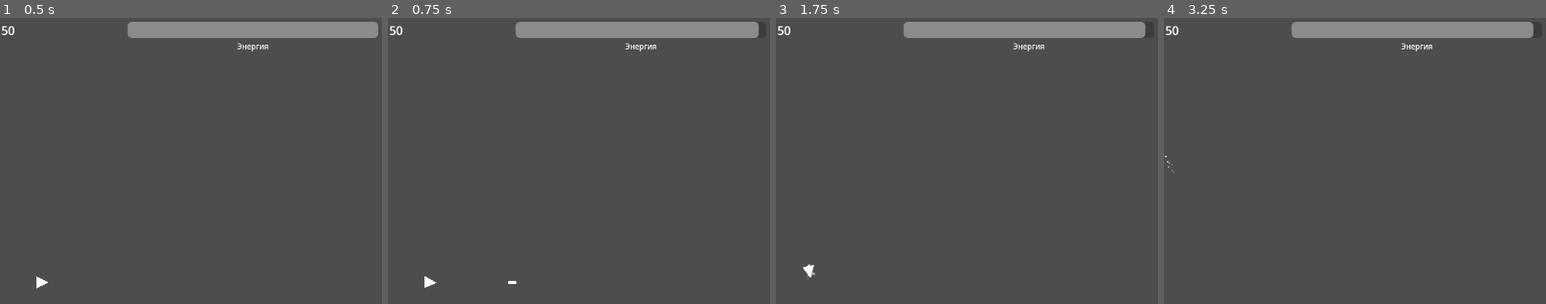
Above: before the commit, frames 1-4 (left to right).
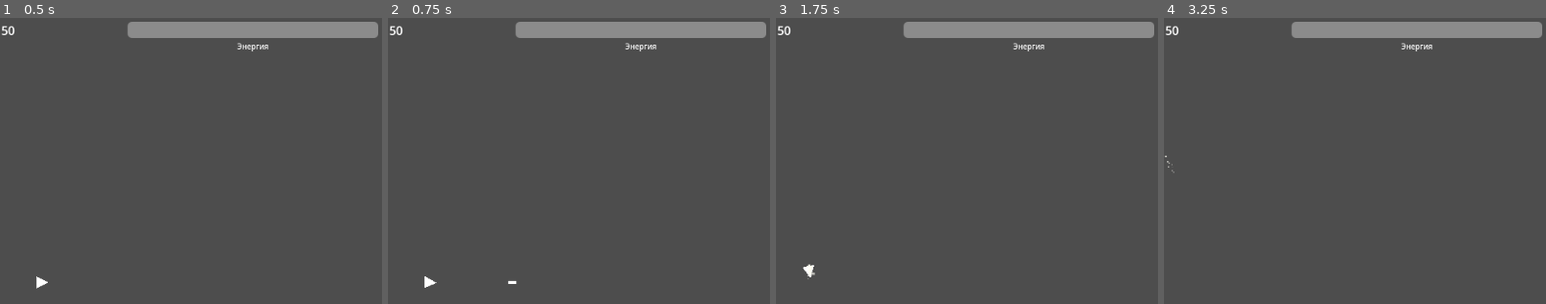
Above: after the commit, the same moments.

Repository: SerJolion/Asteroids
Game: Godot game, scene res://Scenes/main_scene.tscn
Two runs of this game, one before a commit and one after it. Both use one fixed random seed, a clock stepped at 60 frames per second and the inputs below. The project has no main scene, so this scene is started directly. Sound files missing from this copy of the repository are replaced by a short silence.
Inputs:
- Up to frame 1 (0.5 s): no input
- Up to frame 2 (0.75 s): tap Enter (ui_accept) at 0.5 s; hold Right (ui_right) from 0.53 s (still down)
- Up to frame 3 (1.75 s): tap Enter (ui_accept) at 0.77, 1.52 s; release Right (ui_right) at 1.28 s; hold Down (ui_down) from 1.28 s (still down)
- Up to frame 4 (3.25 s): release Down (ui_down) at 2.03 s; hold Right (ui_right) 2.03-2.78 s; hold Up (ui_up) from 2.78 s (still down); tap Enter (ui_accept) at 3.02 s
The pictures show only the part of the screen within x 50-100%, y 0-50%; the shares and areas given below are measured in that part.

Frame 1 is identical in both runs. In frame 2, 0.1% of the frame differs, in the area x 96-99%, y 1-7%; in frame 3, 0.1%; in frame 4, 0.1%.

Commit message:
Добавлена система эффектов
Добавил систему эффектов и сделал 2 эффекта для тестов. Начал делать объект усиления для игрока

Diff:
--- /dev/null
+++ b/Data/Effects/MedkitEffect.tres
@@ -0,0 +1,13 @@
+[gd_resource type="Resource" script_class="HealthRegenEffect" load_steps=2 format=3 uid="uid://drpcciyrlvu46"]
+
+[ext_resource type="Script" path="res://Scripts/Effects/HealthRegenEffect.gd" id="1_hd08p"]
+
+[resource]
+script = ExtResource("1_hd08p")
+RegenValue = 0.0
+Id = "medkit_effect"
+DisplayName = "Востановление"
+Description = " Востановление корпуса корабля с помощью микроботов"
+PathToIcon = ""
+LifeTime = 10.0
+Type = 2
--- /dev/null
+++ b/Data/Effects/PlayerEnergyRegen.tres
@@ -0,0 +1,13 @@
+[gd_resource type="Resource" script_class="EnergyRegenEffect" load_steps=2 format=3 uid="uid://cjelh3n25idoi"]
+
+[ext_resource type="Script" path="res://Scripts/Effects/EnergyRegenEffect.gd" id="1_lih1c"]
+
+[resource]
+script = ExtResource("1_lih1c")
+RegenValue = 0.5
+Id = "player_effect_regen"
+DisplayName = "Реген энергии"
+Description = " Реген энергии для игрока"
+PathToIcon = ""
+LifeTime = 0.0
+Type = 1
--- a/Objects/AsteroidLarge.tscn
+++ b/Objects/AsteroidLarge.tscn
@@ -159,12 +159,12 @@
 SpawnObjectsCount = 3
 SpawnObjectScenePath = "res://Objects/AsteroidMedium.tscn"
 
-[node name="Colider" type="Line2D" parent="."]
+[node name="Visual" type="Line2D" parent="."]
 position = Vector2(-24, 19)
 points = PackedVector2Array(-38, -35, 26, -80, 82, -28, 70, 28, 13, 40, -34, 22, -37, -37)
 width = 5.0
 
-[node name="Visual" type="CollisionPolygon2D" parent="."]
+[node name="Colider" type="CollisionPolygon2D" parent="."]
 position = Vector2(-24, 19)
 polygon = PackedVector2Array(-39, -37, 26, -83, 85, -29, 72, 30, 14, 43, -36, 25)
 
--- /dev/null
+++ b/Objects/Powerups/Powerup.tscn
@@ -0,0 +1,19 @@
+[gd_scene load_steps=4 format=3 uid="uid://4jkqk88ima8o"]
+
+[ext_resource type="Script" path="res://Scripts/PowerupLogic.gd" id="1_7vnvw"]
+[ext_resource type="Texture2D" uid="uid://1okklb8cplbw" path="res://icon.svg" id="2_p6a7t"]
+
+[sub_resource type="CircleShape2D" id="CircleShape2D_rf14o"]
+radius = 34.2345
+
+[node name="Powerup" type="Node2D"]
+script = ExtResource("1_7vnvw")
+
+[node name="ActivateZone" type="Area2D" parent="."]
+
+[node name="CollisionShape2D" type="CollisionShape2D" parent="ActivateZone"]
+shape = SubResource("CircleShape2D_rf14o")
+
+[node name="Visual" type="Sprite2D" parent="."]
+scale = Vector2(0.3, 0.3)
+texture = ExtResource("2_p6a7t")
--- /dev/null
+++ b/Scripts/Effects/Effect.gd
@@ -0,0 +1,24 @@
+extends Resource
+
+class_name Effect
+
+const INSTANT_TYPE = 0
+const CONSTANT_TYPE = 1
+const TEMPORARY_TYPE = 2
+
+
+@export var Id:String = 'empty_effect'
+@export var DisplayName:String
+@export_multiline var Description:String = ' '
+@export_file('*') var PathToIcon:String
+@export var LifeTime:float
+@export_enum('Instant','Constant','Temporary') var Type:int
+
+func Start(Entity, World):
+	pass
+
+func Process(Entity, World):
+	pass
+
+func End(Entity, World):
+	pass
--- /dev/null
+++ b/Scripts/Effects/EnergyRegenEffect.gd
@@ -0,0 +1,15 @@
+extends Effect
+
+class_name EnergyRegenEffect
+
+@export var RegenValue:float
+
+func Start(Entity, World):
+	pass
+
+func Process(Entity, World):
+	if 'Energy' in Entity:
+		Entity.Energy += RegenValue
+
+func End(Entity, World):
+	pass
--- /dev/null
+++ b/Scripts/Effects/HealthRegenEffect.gd
@@ -0,0 +1,15 @@
+extends Effect
+
+class_name HealthRegenEffect
+
+@export var RegenValue:float
+
+func Start(Entity, World):
+	pass
+
+func Process(Entity, World):
+	if 'Health' in Entity:
+		Entity.Health += RegenValue
+
+func End(Entity, World):
+	pass
--- a/Scripts/Objects/AsteroidLogic.gd
+++ b/Scripts/Objects/AsteroidLogic.gd
@@ -60,6 +60,7 @@
 			var Position:Vector2 = position + Vector2(randi_range(-SpawnPositionOffset,SpawnPositionOffset), randi_range(-SpawnPositionOffset,SpawnPositionOffset))
 			NewSpawnObject.translate(Position)
 	$Visual.hide()
+	$Colider.disabled = true
 	get_parent().AddParticlesObject(30, true, 1.5, true, DestroyParticlesMaterial, position)
 	get_parent().AddSoundObject('res://Sound/AsteroidDestroy.mp3', position)
 	get_parent().ObjectDestroed(10)
--- a/Scripts/Objects/PlayerLogic.gd
+++ b/Scripts/Objects/PlayerLogic.gd
@@ -26,12 +26,14 @@
 
 var Health:float = 1 : set = SetHealth
 var Energy:float = 1 : set = SetEnergy
+var Effects:Dictionary = {}
 
 var Invincible:bool = false
 
 func _ready():
 	Health = MaxHealth
 	Energy = MaxEnergy
+	AddEffect(load("res://Data/Effects/PlayerEnergyRegen.tres"))
 
 func _exit_tree():
 	get_parent().PlayerDestroed.emit()
@@ -61,7 +63,30 @@
 	if position.y < 0:
 		position = Vector2(position.x, DisplayHeight)
 
-	Energy = clamp(Energy+EnergyRestoreSpeed, 0, MaxEnergy)
+	#Energy = clamp(Energy+EnergyRestoreSpeed, 0, MaxEnergy)
+
+	for EffectId in Effects.keys():
+		var CurrentEffect:Effect = Effects[EffectId]
+		CurrentEffect.Process(self,get_parent())
+		match CurrentEffect.Type:
+			0:
+				RemoveEffect(EffectId)
+			1:
+				pass
+			2:
+				CurrentEffect.LifeTime -= delta
+				if CurrentEffect.LifeTime <= 0:
+					RemoveEffect(EffectId)
+
+func AddEffect(_Effect:Effect):
+	if not _Effect.Id in Effects.keys():
+		Effects[_Effect.Id] = _Effect
+		_Effect.Start(self,get_parent())
+
+func RemoveEffect(EffectId:String):
+	if EffectId in Effects.keys():
+		Effects[EffectId].End(self,get_parent())
+		Effects.erase(EffectId)
 
 func AddDamage(DamageValue:float)->void:
 	if !Invincible:
--- /dev/null
+++ b/Scripts/PowerupLogic.gd
@@ -0,0 +1,13 @@
+extends Node2D
+
+@export_file('*.png') var PathToVisualSprite:String
+@export_file('*.res') var PathToCurrentEffect:String
+
+# Called when the node enters the scene tree for the first time.
+func _ready():
+	pass # Replace with function body.
+
+
+# Called every frame. 'delta' is the elapsed time since the previous frame.
+func _process(delta):
+	pass
